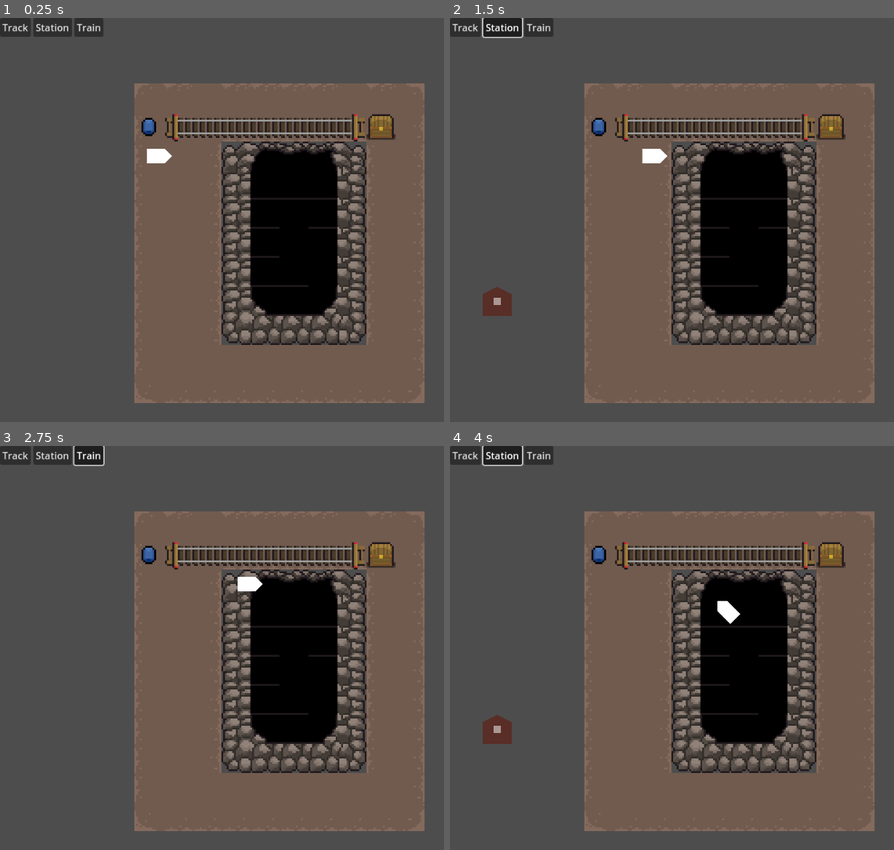
Above: before the commit, frames 1-4 (two rows, left to right).
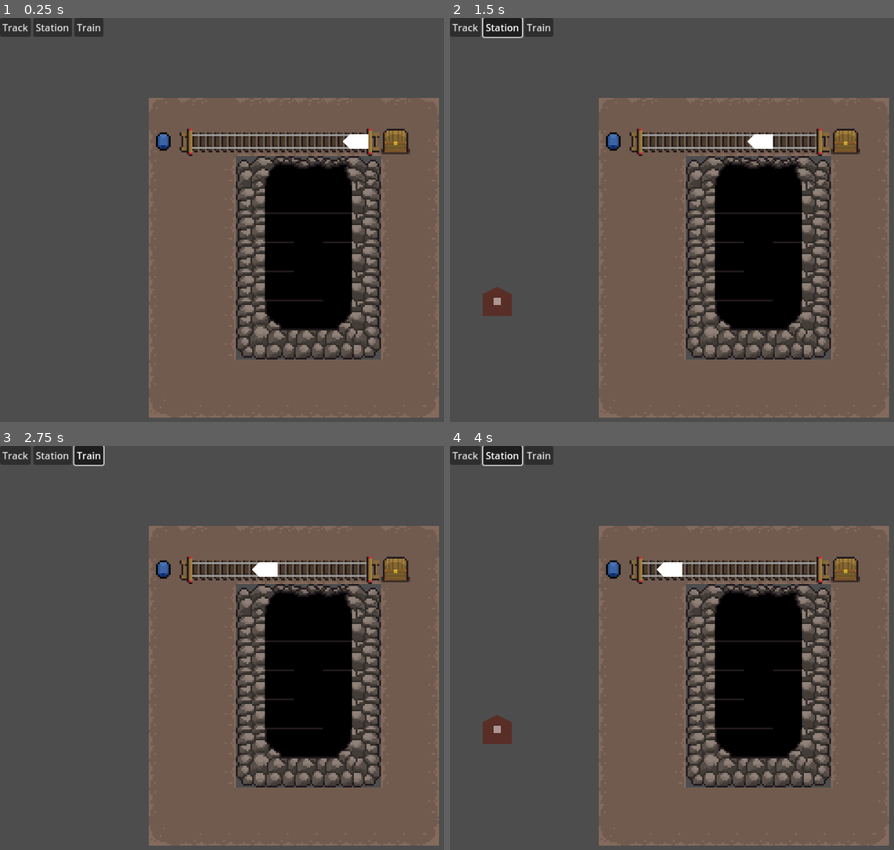
Above: after the commit, the same moments.

Repository: Godsmith/trainfinity3
Game: Godot game, scene res://scenes/game.tscn
Same seed, same stepped clock (60 frames per second), same inputs: the game is played once before the commit and once after it.
Inputs:
- Up to frame 1 (0.25 s): no input
- Up to frame 2 (1.5 s): click "Track" at 0.5 s; click "Station" at 1.25 s
- Up to frame 3 (2.75 s): click "Train" at 2 s
- Up to frame 4 (4 s): click "Track" at 2.75 s; click "Station" at 3.5 s

The runs differ from the first frame. In frame 1, 24% of the frame differs, in the area x 30-99%, y 16-99%; in frame 2, 24%; in frame 3, 23%; in frame 4, 24%.

Commit message:
Align tile sheets with coordinates

Diff:
--- a/scenes/game.tscn
+++ b/scenes/game.tscn
@@ -480,9 +480,9 @@
 
 [sub_resource type="Curve2D" id="Curve2D_lbhrr"]
 _data = {
-"points": PackedVector2Array(0, 0, 0, 0, -40, -24, 0, 0, 0, 0, 16, -24, 0, 0, 0, 0, 32, -8)
+"points": PackedVector2Array(0, 0, 0, 0, 80, -32, 0, 0, 0, 0, -16, -32)
 }
-point_count = 3
+point_count = 2
 
 [node name="Game" type="Node2D"]
 script = ExtResource("1_lbhrr")
@@ -517,11 +517,13 @@
 
 [node name="Background" type="TileMapLayer" parent="."]
 texture_filter = 1
+position = Vector2(8, 8)
 tile_map_data = PackedByteArray("AAABAAEAAQAGAAcAAAACAAIAAQAGAAcAAAADAAMAAQAHAAcAAAADAAIAAQAGAAYAAAACAAMAAQAGAAcAAAABAA …(1680 unchanged characters)…
 tile_set = SubResource("TileSet_lnu2h")
 
 [node name="TileMapLayer" type="TileMapLayer" parent="."]
 texture_filter = 1
+position = Vector2(8, 8)
 tile_map_data = PackedByteArray("AAD+//3/AQAAAAIAAAAEAP3/AQAFAAIAAAD///3/AQACAAMAAAAAAP3/AQACAAMAAAABAP3/AQACAAMAAAACAP3/AQACAAMAAAADAP3/AQACAAMAAAD9//3/AQABAAkAAAAFAP3/AQAFAAQAAAA=")
 tile_set = SubResource("TileSet_yqjtg")
 
